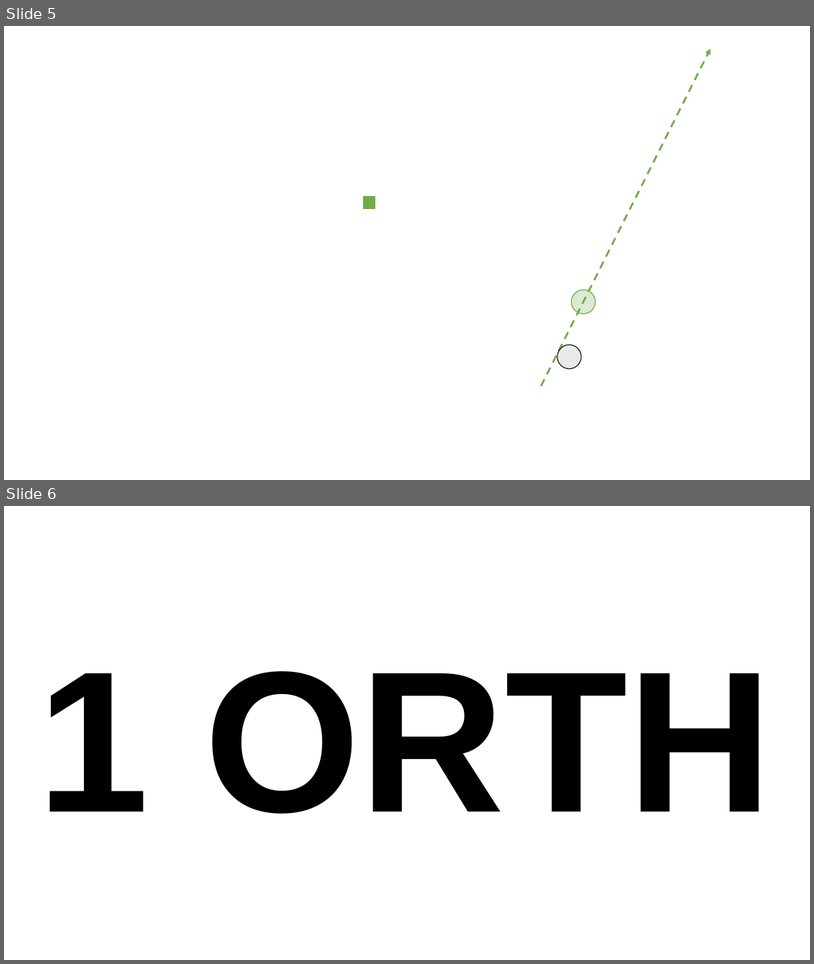
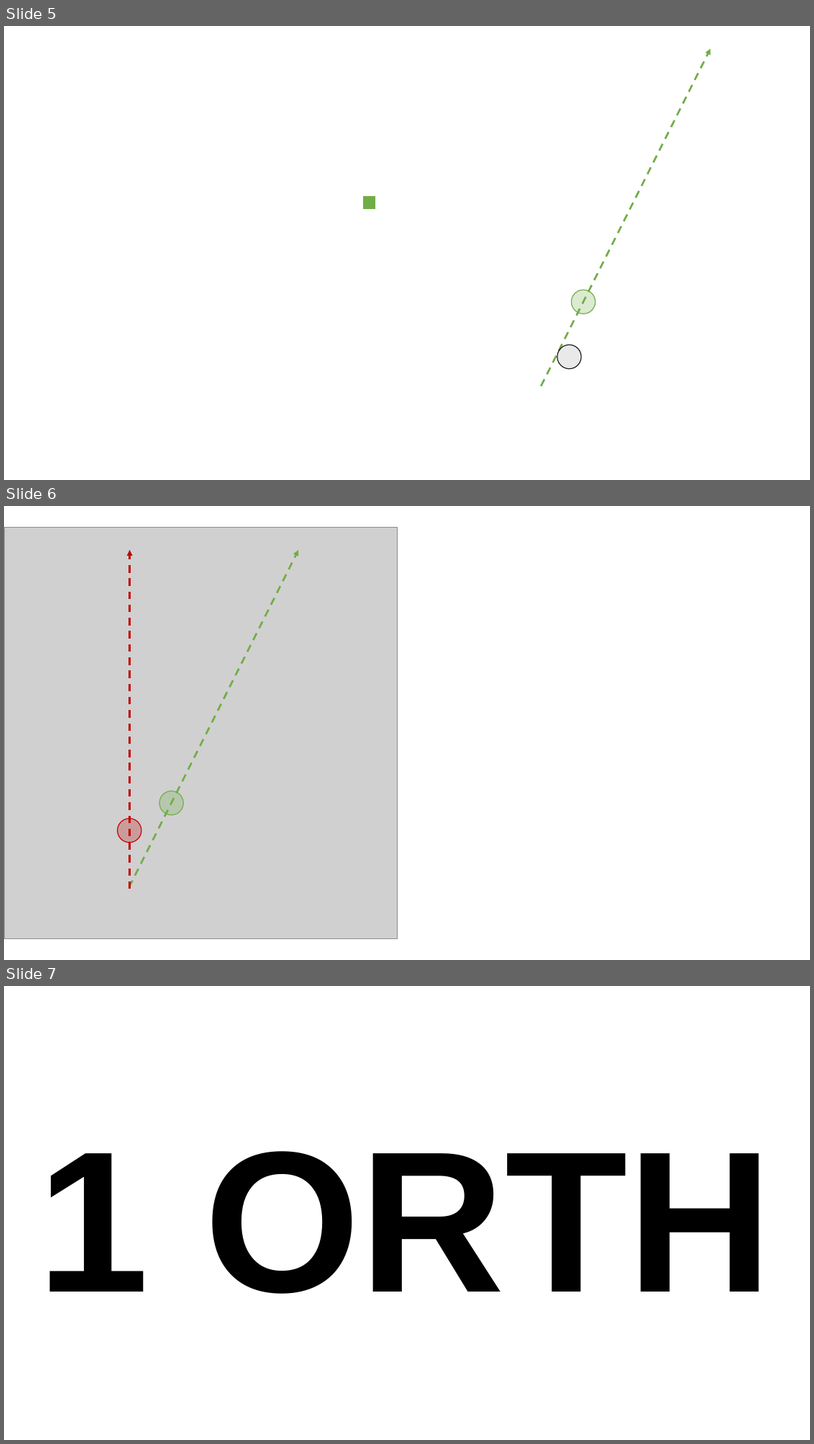
Before and after one commit to madebyafox/SGC-X, a slide deck: ANALYSIS/MAIN/analysis/utils/keys/visual_keys/control_scaffold.pptx. Shown one above the other, each under a label of ours: slides 5 and 6 before the commit, slides 5, 6 and 7 after it. The pictures are 814x964 and 814x1444 pixels, drawn with LibreOffice and Linux fonts; fonts in the diff are those of the drawing; grey boxes stand for pictures; background and template pictures are left out. Boxes give left, top, right and bottom in pixels: in the first picture for what was removed or moved away, otherwise in the second. Text is boxed around its words. In the diff, an @@ line names an element or a change of style, - is before the commit and + after.

```diff
--- a/ANALYSIS/MAIN/analysis/utils/keys/visual_keys/control_scaffold.pptx
+++ b/ANALYSIS/MAIN/analysis/utils/keys/visual_keys/control_scaffold.pptx
@@ slide 6 added at <box>4,506,810,960</box>, background #FFFFFF @@
@@ picture added at <box>4,527,398,939</box> @@
@@ arrow added from (129, 887) to (298, 550), #70AD47 2.25 pt dashed @@
@@ arrow added from (130, 889) to (130, 550), #C00000 2.25 pt dashed @@
@@ ellipse added at <box>160,791,184,815</box>, fill #70AD47 at 25% opacity, outline #70AD47 1 pt @@
@@ ellipse added at <box>118,818,142,842</box>, fill #C00000 at 25% opacity, outline #C00000 1 pt @@
@@ what was slide 6 is now slide 7 @@
```
Also in this commit, not shown: 14 other files.
